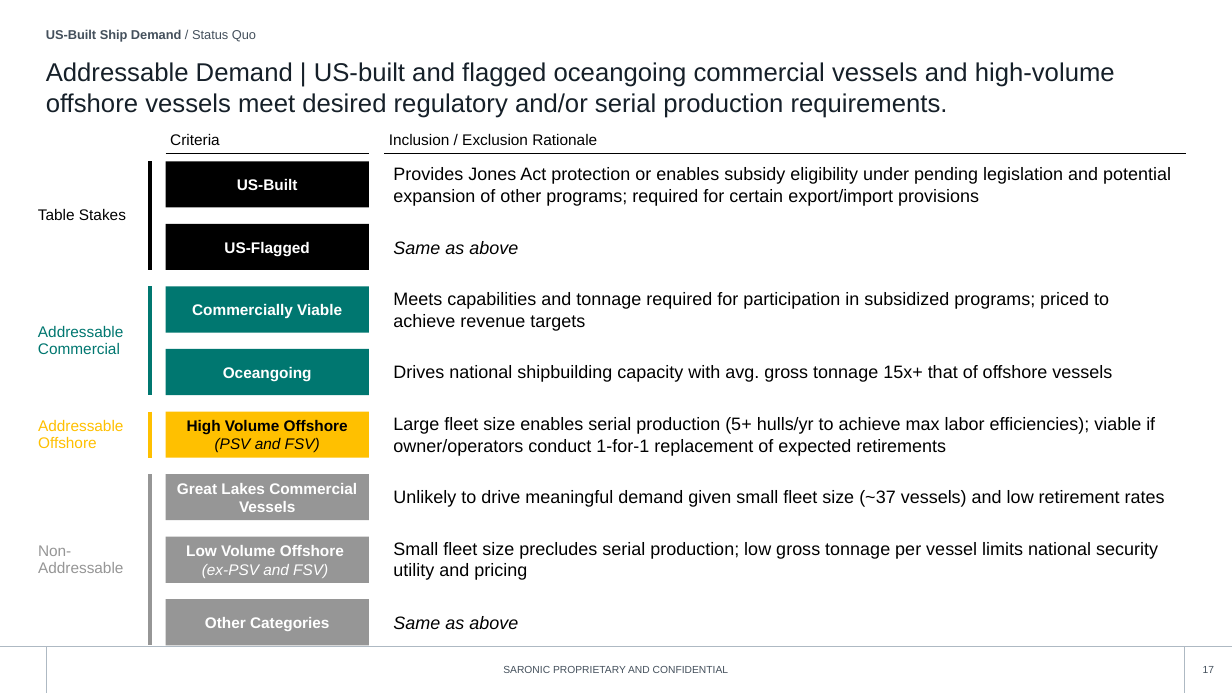
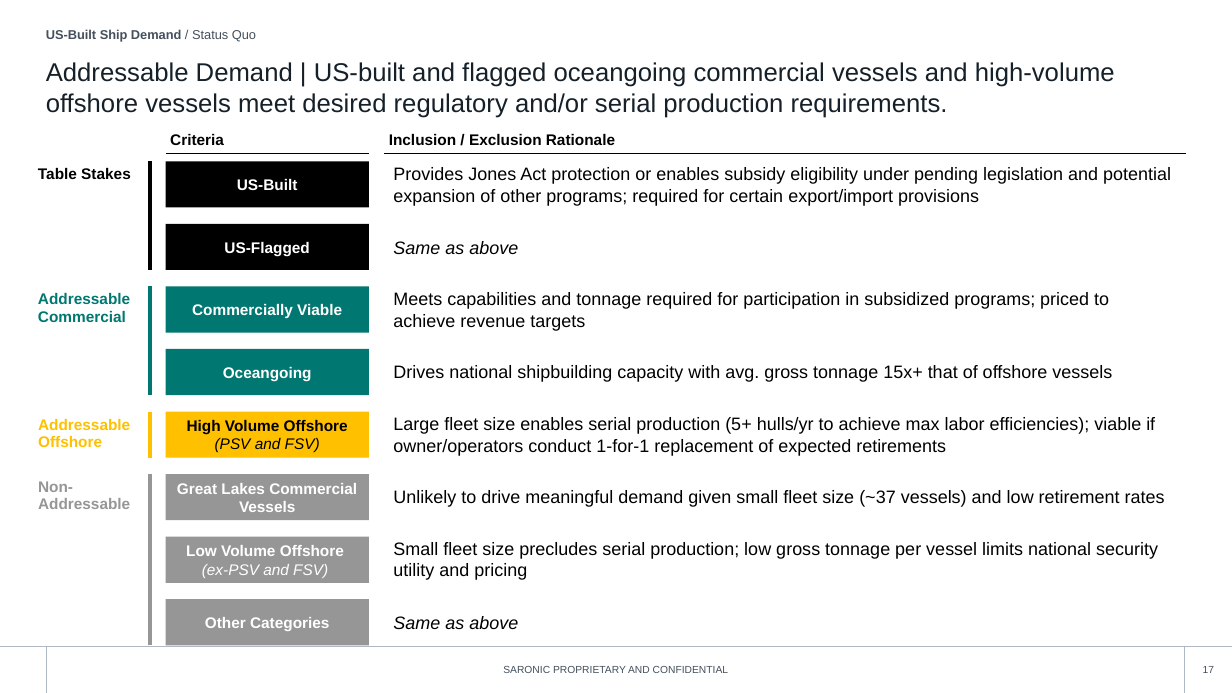
Before and after one commit to toole-brendan/slide_factory, a slide deck: slide 17 of style_library/library.pptx. Drawn at 1232x693 pixels with LibreOffice and Linux fonts; fonts in the diff are those of the drawing; background and template pictures are left out. Boxes give left, top, right and bottom in pixels: in the first picture for what was removed or moved away, otherwise in the second. Text is boxed around its words. In the diff, an @@ line names an element or a change of style, - is before the commit and + after.

```diff
--- a/style_library/library.pptx
+++ b/style_library/library.pptx
@@ table at (165, 128, 369, 155) @@
@@ bold on @@
@@ table at (384, 128, 1187, 155) @@
@@ bold on @@
@@ table at (33, 162, 150, 271) @@
@@ bold on @@
@@ table at (33, 287, 150, 396) @@
@@ bold on @@
@@ table at (33, 411, 150, 457) @@
@@ bold on @@
@@ table at (33, 474, 150, 645) @@
@@ bold on @@
```
Also in this commit, not shown: 28 other slides changed, 33 other files.
